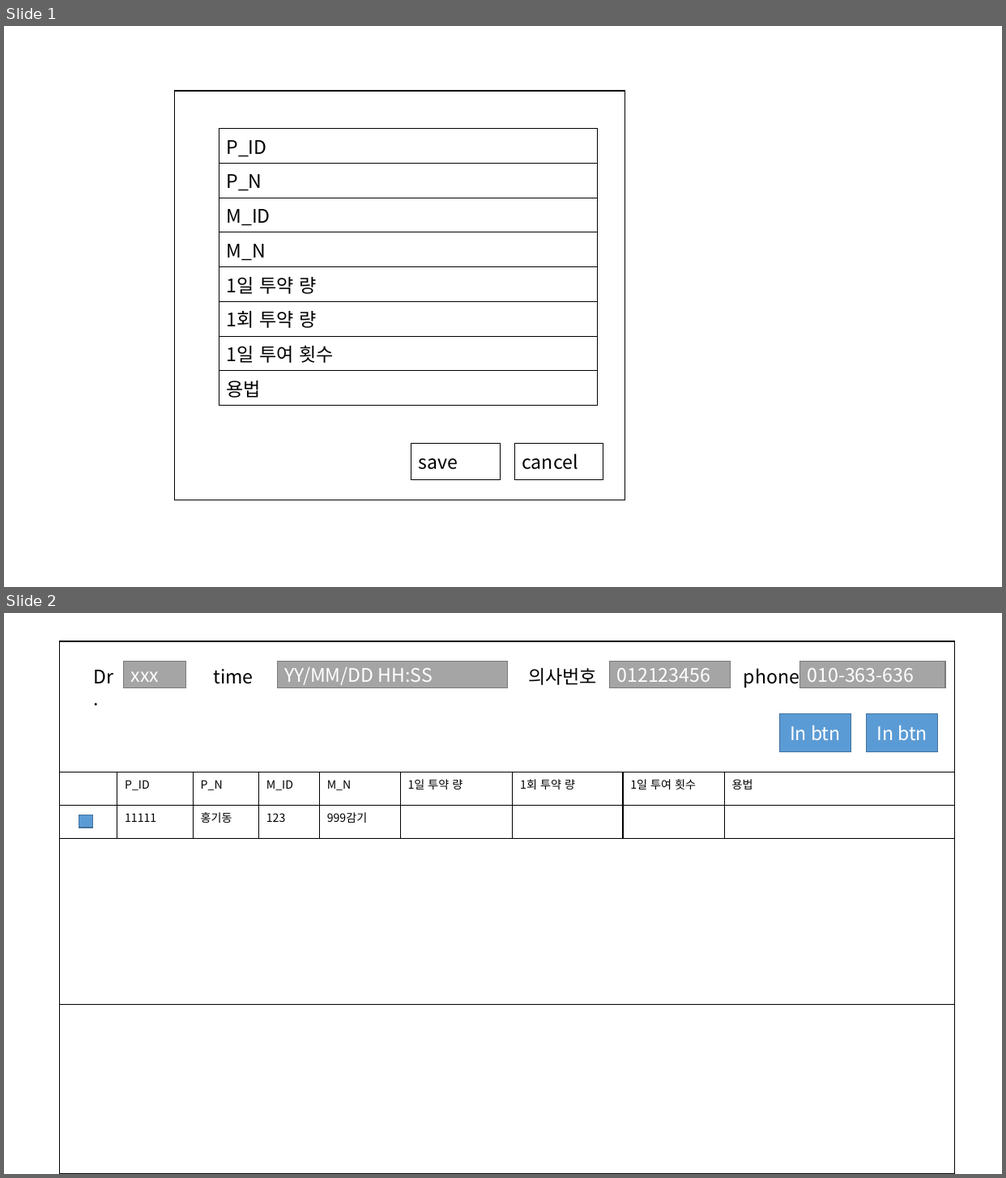
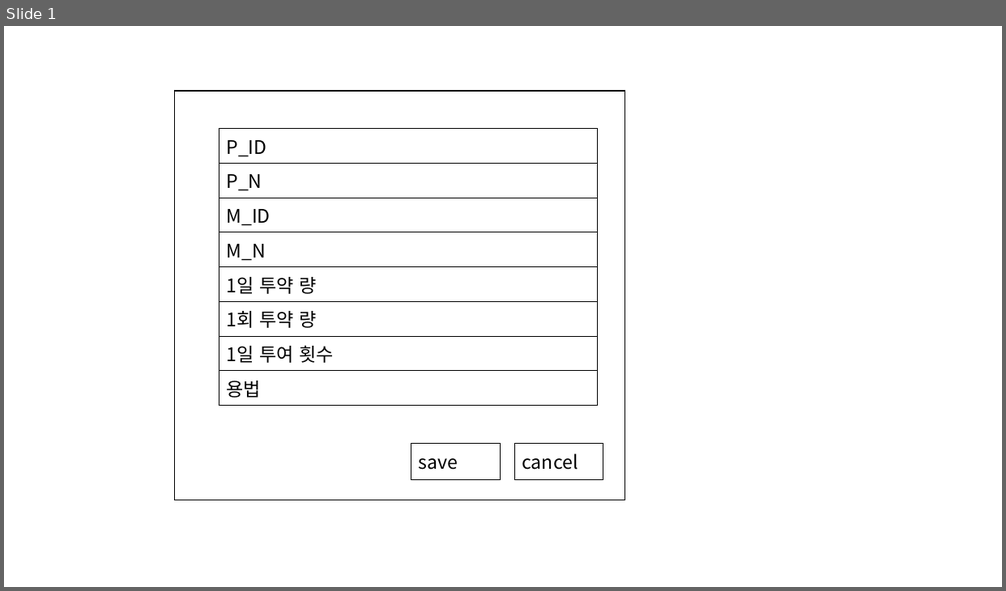
Before and after one commit to MRMRMRMayInternship/metarial, a slide deck: 프레젠테이션1.pptx. Shown one above the other, each under a label of ours: slides 1 and 2 before the commit, slide 1 after it. The pictures are 1006x1178 and 1006x591 pixels, drawn with LibreOffice and Linux fonts; fonts in the diff are those of the drawing. Boxes give left, top, right and bottom in pixels: in the first picture for what was removed or moved away, otherwise in the second. Text is boxed around its words. In the diff, an @@ line names an element or a change of style, - is before the commit and + after.

```diff
--- a/프레젠테이션1.pptx
+++ b/프레젠테이션1.pptx
@@ slide 2 removed at <box>4,613,1002,1174</box>, background #FFFFFF @@
@@ table removed at <box>59,641,955,1174</box>, 5 rows, 9 columns @@
- |  |  |  |  |  |  |  | 
- | P_ID | P_N | M_ID | M_N | 1일 투약 량 | 1회 투약 량 | 1일 투여 횟수 | 용법
- | 11111 | 홍기동 | 123 | 999감기 |  |  |  | 
- |  |  |  |  |  |  |  | 
- |  |  |  |  |  |  |  | 
@@ rectangle removed at <box>124,661,186,688</box> @@
-xxx
@@ rectangle removed at <box>277,661,508,688</box> @@
-YY/MM/DD HH:SS
@@ rectangle removed at <box>610,661,731,688</box> @@
-012123456
@@ rectangle removed at <box>800,661,946,688</box> @@
-010-363-636
@@ text removed at <box>93,670,113,683</box> @@
-Dr.
@@ text removed at <box>213,669,253,684</box> @@
-time
@@ text removed at <box>528,668,597,685</box> @@
-의사번호
@@ text removed at <box>744,668,799,688</box> @@
-phone
@@ rectangle removed at <box>780,714,850,752</box> @@
-In btn
@@ rectangle removed at <box>867,714,938,752</box> @@
-In btn
@@ rectangle removed at <box>79,815,93,828</box> @@
```
Also in this commit, not shown: 17 slides added, 41 other files.
